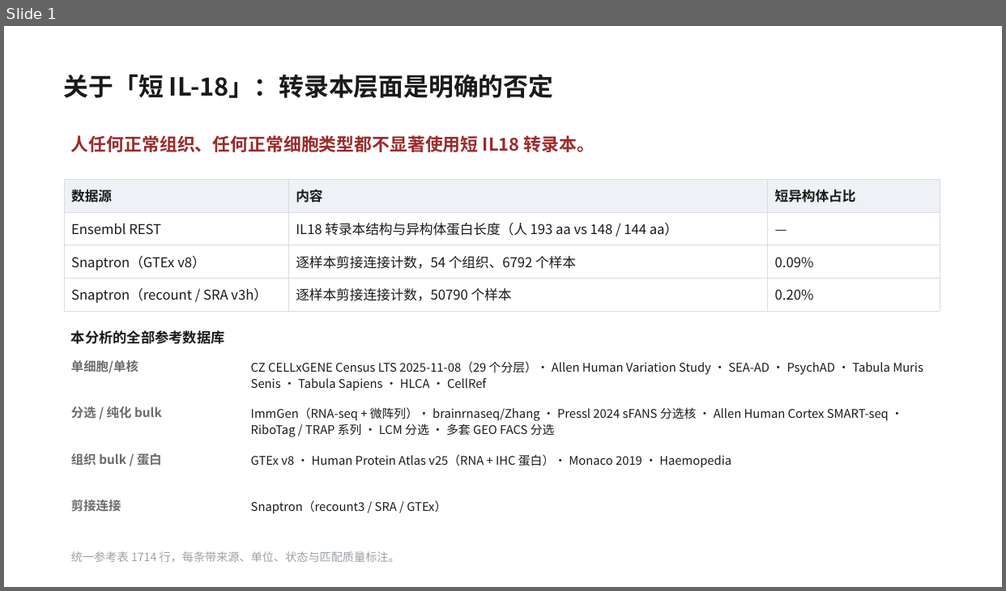
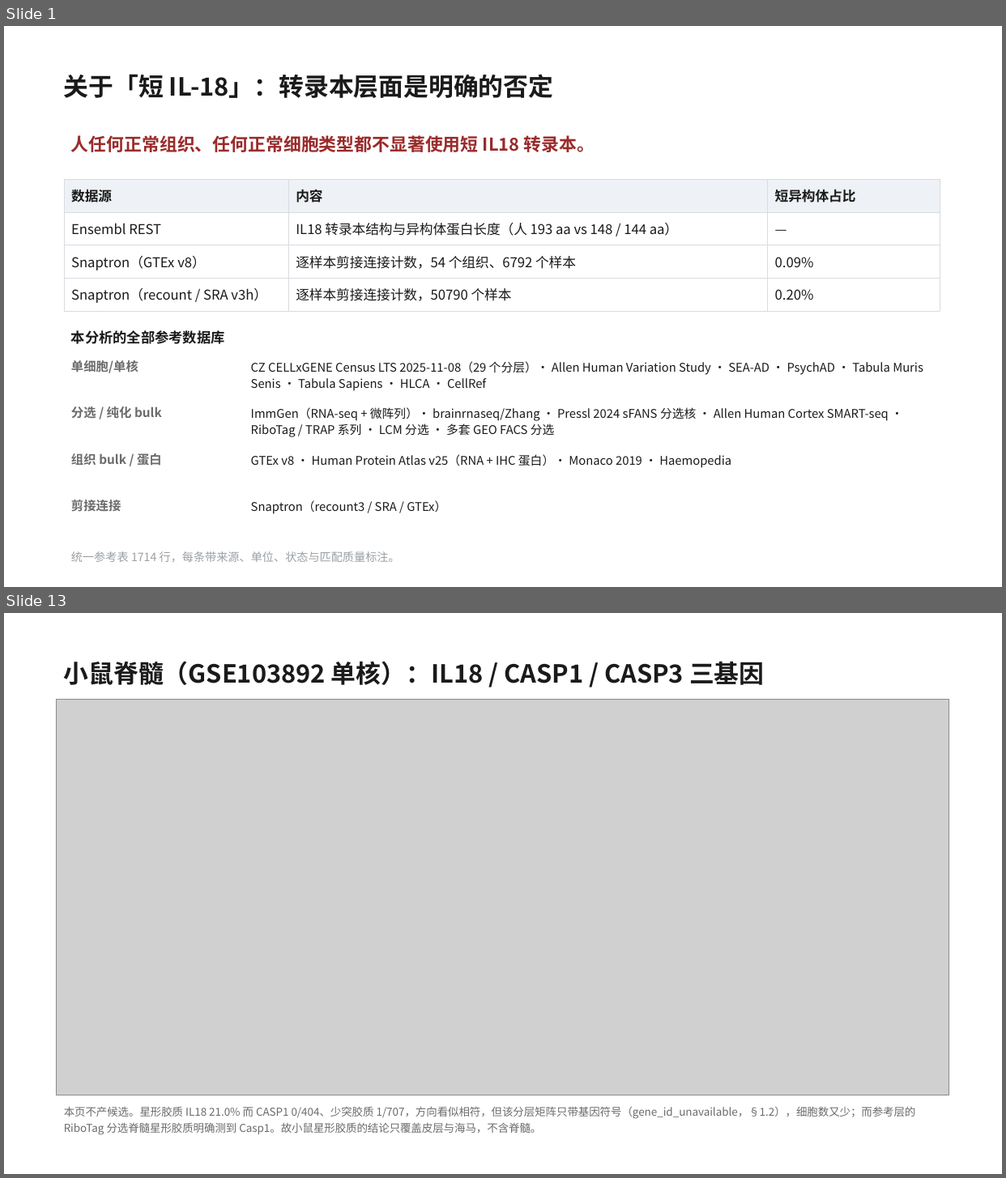
Before and after one commit to 7c96bzczcj-prog/aaa, a slide deck: il18_casp5organ/IL18_CASP_五器官筛选.pptx. Shown one above the other, each under a label of ours: slide 1 before the commit, slides 1 and 13 after it; the slides between them are not shown. The pictures are 1006x591 and 1006x1178 pixels, drawn with LibreOffice and Linux fonts; fonts in the diff are those of the drawing; grey boxes stand for pictures. Boxes give left, top, right and bottom in pixels: in the first picture for what was removed or moved away, otherwise in the second. Text is boxed around its words. In the diff, an @@ line names an element or a change of style, - is before the commit and + after.

```diff
--- a/il18_casp5organ/IL18_CASP_五器官筛选.pptx
+++ b/il18_casp5organ/IL18_CASP_五器官筛选.pptx
@@ slide 13 added at bbox=[4, 613, 1002, 1174], background #FFFFFF @@
@@ text added at bbox=[64, 661, 764, 685], 24 pt, text #1A1A1A, bold @@
+小鼠脊髓（GSE103892 单核）：IL18 / CASP1 / CASP3 三基因
@@ picture added at bbox=[57, 699, 949, 1096] @@
@@ text added at bbox=[64, 1106, 916, 1135], 10.5 pt, text #6B6B6B @@
+本页不产候选。星形胶质 IL18 21.0% 而 CASP1 0/404、少突胶质 1/707，方向看似相符，但该分层矩阵只带基因符号（gene_id_unavailable，§1.2），细胞数又少；而参考层的 RiboTag 分选脊髓星形胶质明确测到 Casp1。故小鼠星形胶质的结论只覆盖皮层与海马，不含脊髓。
```
Also in this commit, not shown: 4 slides changed, 7 other slides added, 15 other files.
